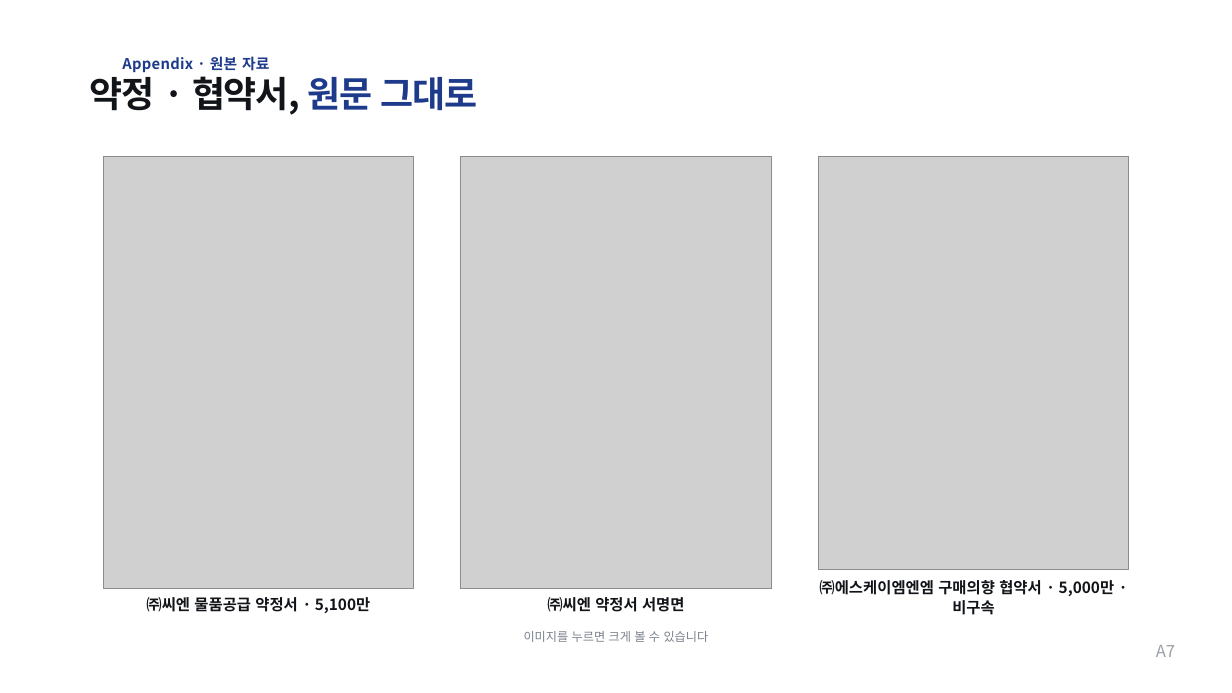
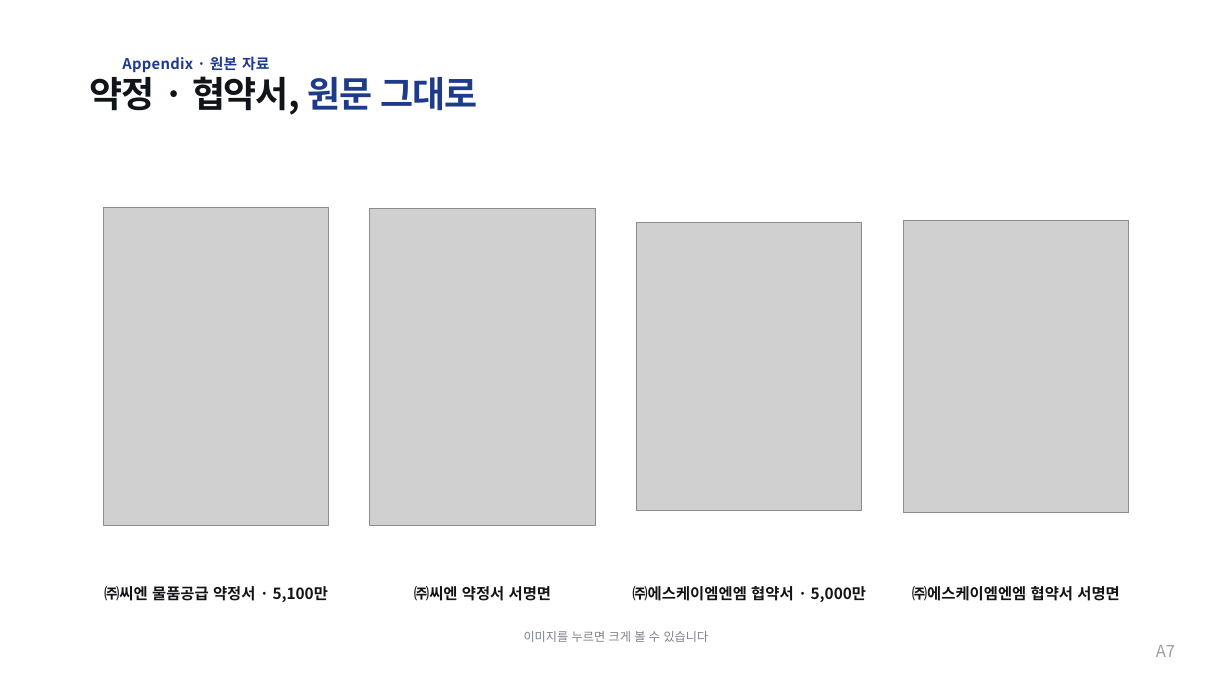
Before and after one commit to yhkwon2004/pet_test, a slide deck: slide 24 of capstone/export/INFUTECH_2026캡스톤디자인_편집형.pptx. Drawn at 1232x693 pixels with LibreOffice and Linux fonts; fonts in the diff are those of the drawing; grey boxes stand for pictures; background and template pictures are left out. Boxes give left, top, right and bottom in pixels: in the first picture for what was removed or moved away, otherwise in the second. Text is boxed around its words. In the diff, an @@ line names an element or a change of style, - is before the commit and + after.

```diff
--- a/capstone/export/INFUTECH_2026캡스톤디자인_편집형.pptx
+++ b/capstone/export/INFUTECH_2026캡스톤디자인_편집형.pptx
@@ picture: place and size @@
-picture at (104,156,414,588)
+picture at (104,208,329,526)
@@ picture: place and size @@
-picture at (461,156,772,588)
+picture at (370,208,595,525)
@@ picture added at (637,223,862,510) @@
@@ picture: place and size @@
-picture at (819,156,1129,569)
+picture at (903,221,1128,513)
@@ text "㈜씨엔 물품공급 약정서 · 5,100만": place and size @@
-text "㈜씨엔 물품공급 약정서 · 5,100만" at (146,595,371,615)
+text "㈜씨엔 물품공급 약정서 · 5,100만" at (104,584,329,604)
@@ text "㈜씨엔 약정서 서명면": place and size @@
-text "㈜씨엔 약정서 서명면" at (547,597,684,612)
+text "㈜씨엔 약정서 서명면" at (414,586,551,601)
@@ text added at (632,586,867,602), 12 pt, text #111418, bold @@
+㈜에스케이엠엔엠 협약서 · 5,000만
@@ text at (912,586,1119,601): text changed @@
-㈜에스케이엠엔엠 구매의향 협약서 · 5,000만 · 비구속
+㈜에스케이엠엔엠 협약서 서명면
```
Also in this commit, not shown: 11 other slides changed, 16 other files.
